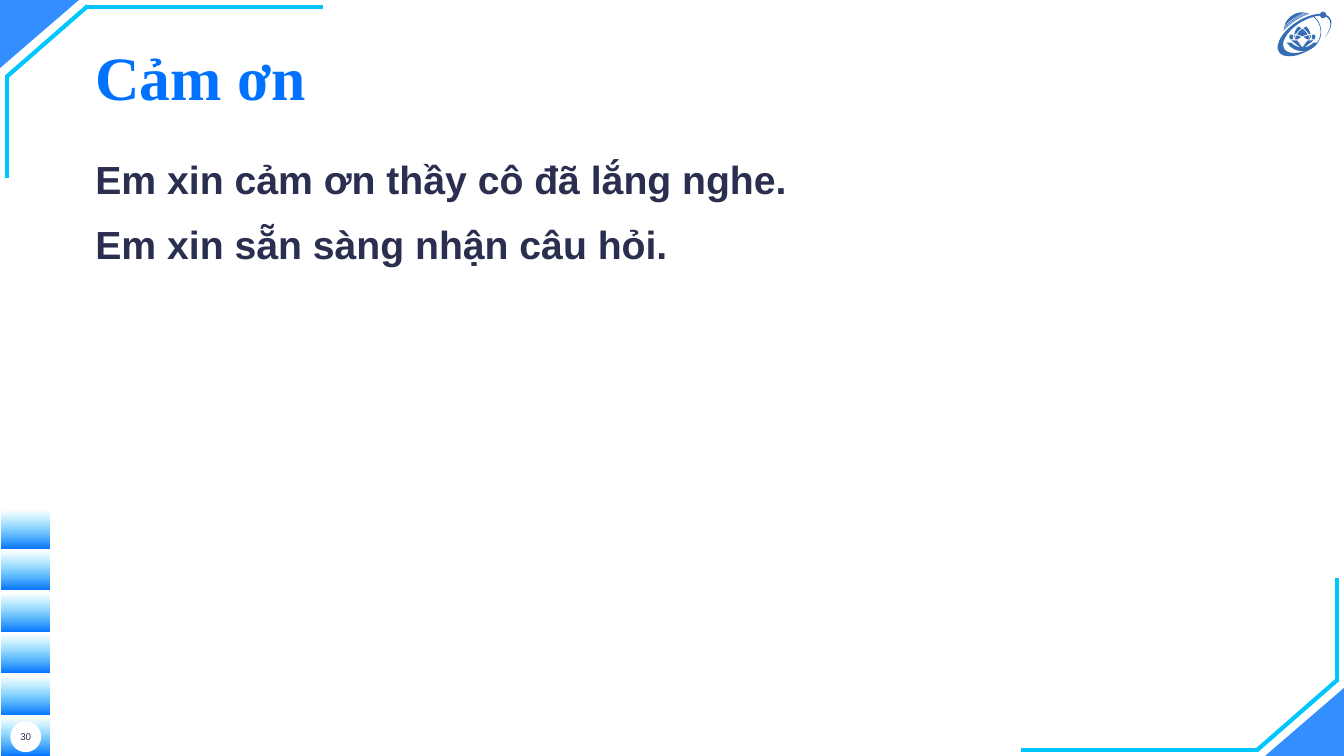
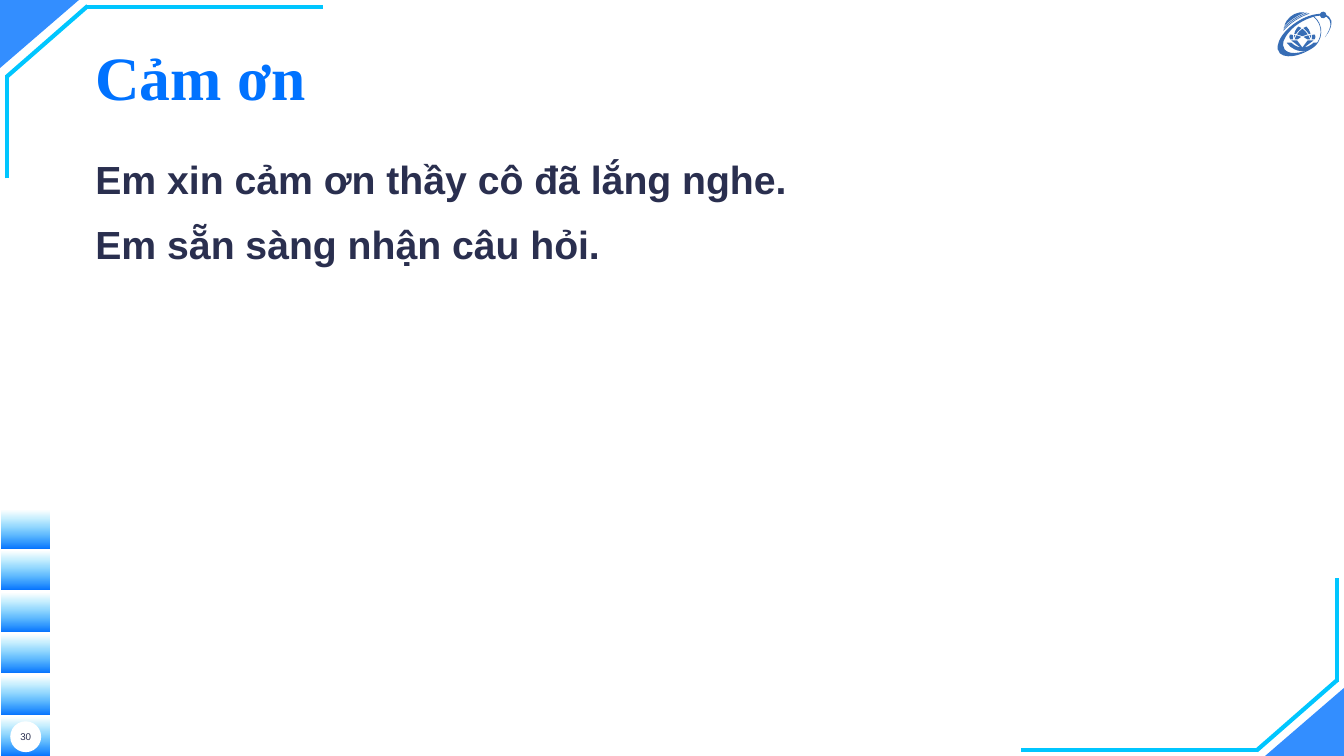
Before and after one commit to hieunguyen2604/alpr-do-an-mon-hoc, a slide deck: slide 30 of docs/slides/slides.pptx. Drawn at 1344x756 pixels with LibreOffice and Linux fonts; fonts in the diff are those of the drawing; background and template pictures are left out. Boxes give left, top, right and bottom in pixels: in the first picture for what was removed or moved away, otherwise in the second. Text is boxed around its words. In the diff, an @@ line names an element or a change of style, - is before the commit and + after.

```diff
--- a/docs/slides/slides.pptx
+++ b/docs/slides/slides.pptx
@@ text at bbox=[95, 228, 600, 267]: text changed @@
-Em xin sẵn sàng nhận câu hỏi.
+Em sẵn sàng nhận câu hỏi.
```
Also in this commit, not shown: 4 other slides changed, 8 other files.
